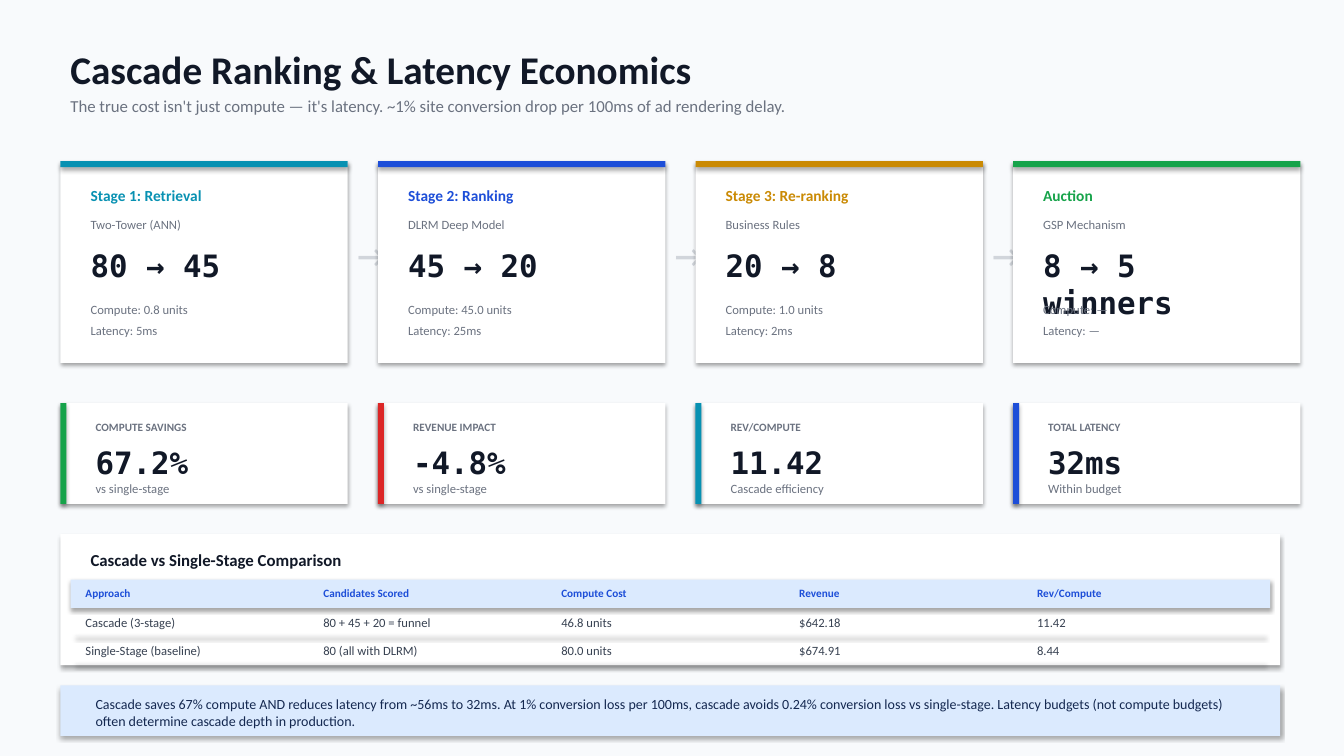
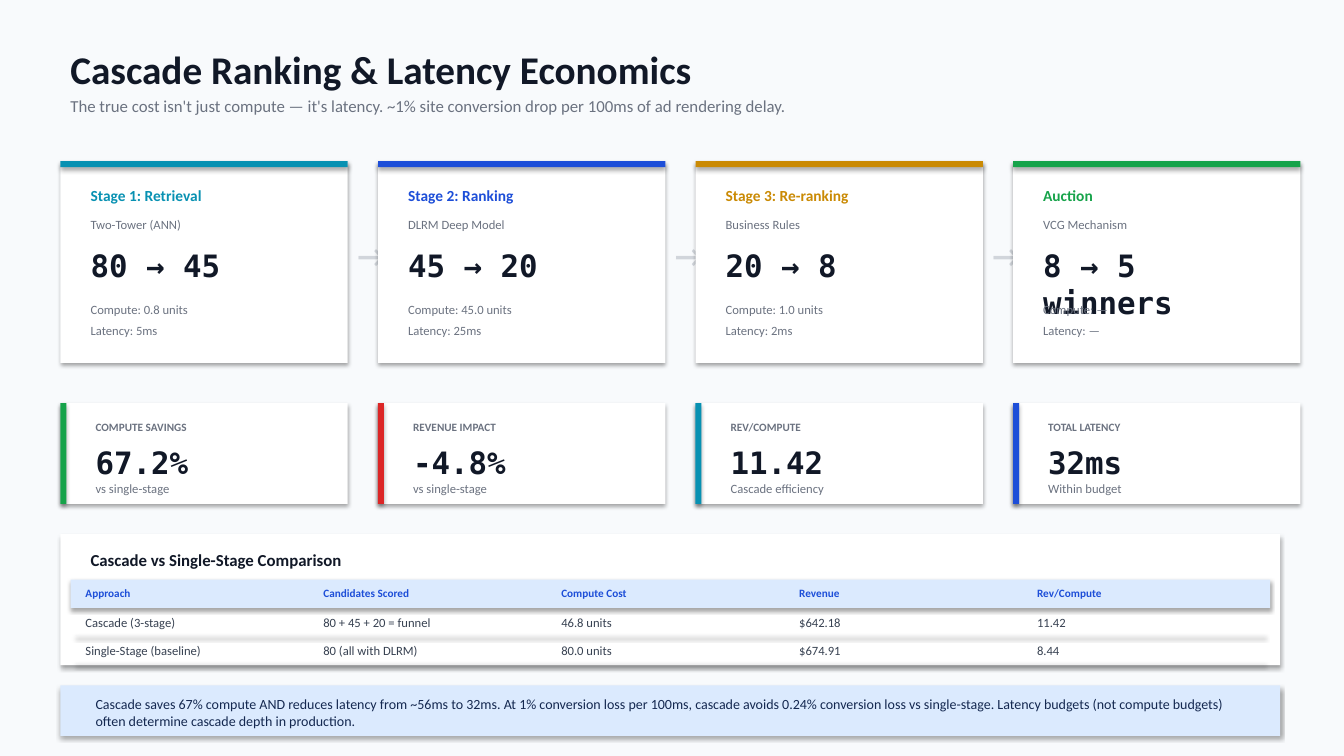
Before and after one commit to yunycao/202602_ad_auction_simulator, a slide deck: slide 7 of Ad_Auction_Simulator_Dashboard.pptx. Drawn at 1344x756 pixels with LibreOffice and Linux fonts; fonts in the diff are those of the drawing. Boxes give left, top, right and bottom in pixels: in the first picture for what was removed or moved away, otherwise in the second. Text is boxed around its words. In the diff, an @@ line names an element or a change of style, - is before the commit and + after.

```diff
--- a/Ad_Auction_Simulator_Dashboard.pptx
+++ b/Ad_Auction_Simulator_Dashboard.pptx
@@ text at [1043,220,1128,229]: text changed @@
-GSP Mechanism
+VCG Mechanism
```
Also in this commit, not shown: 3 other slides changed, 6 other files.
